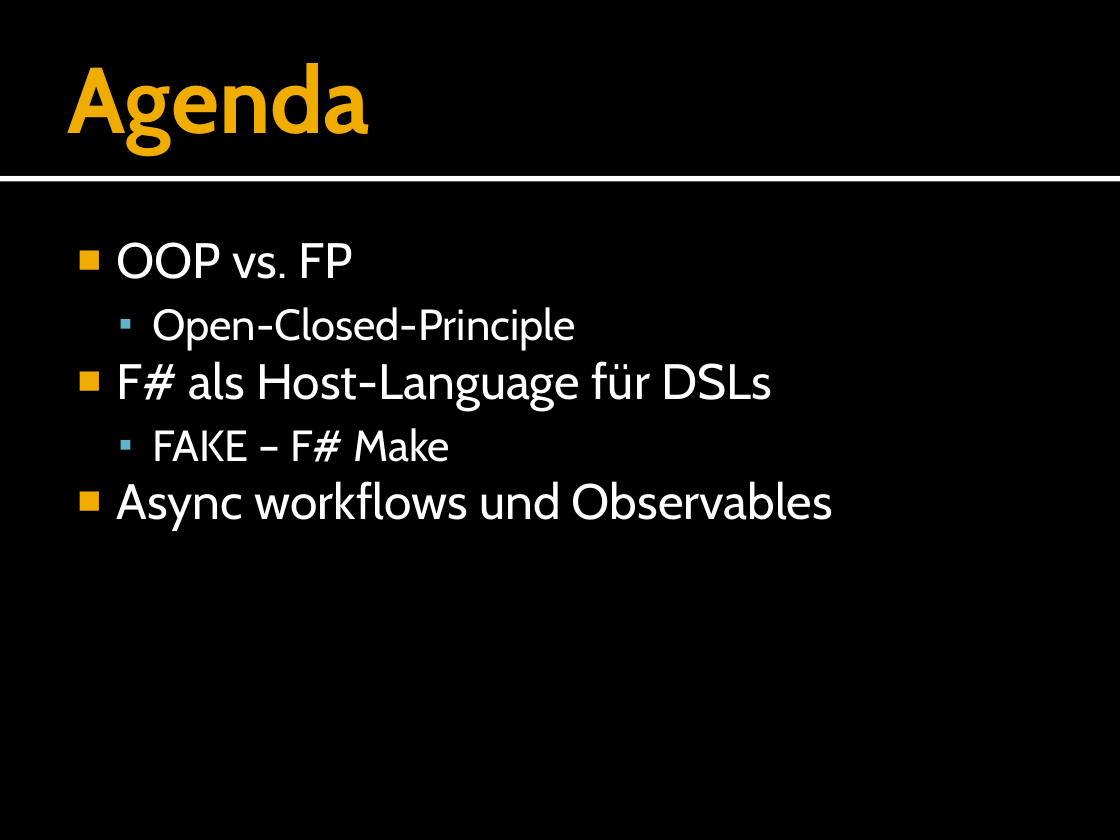
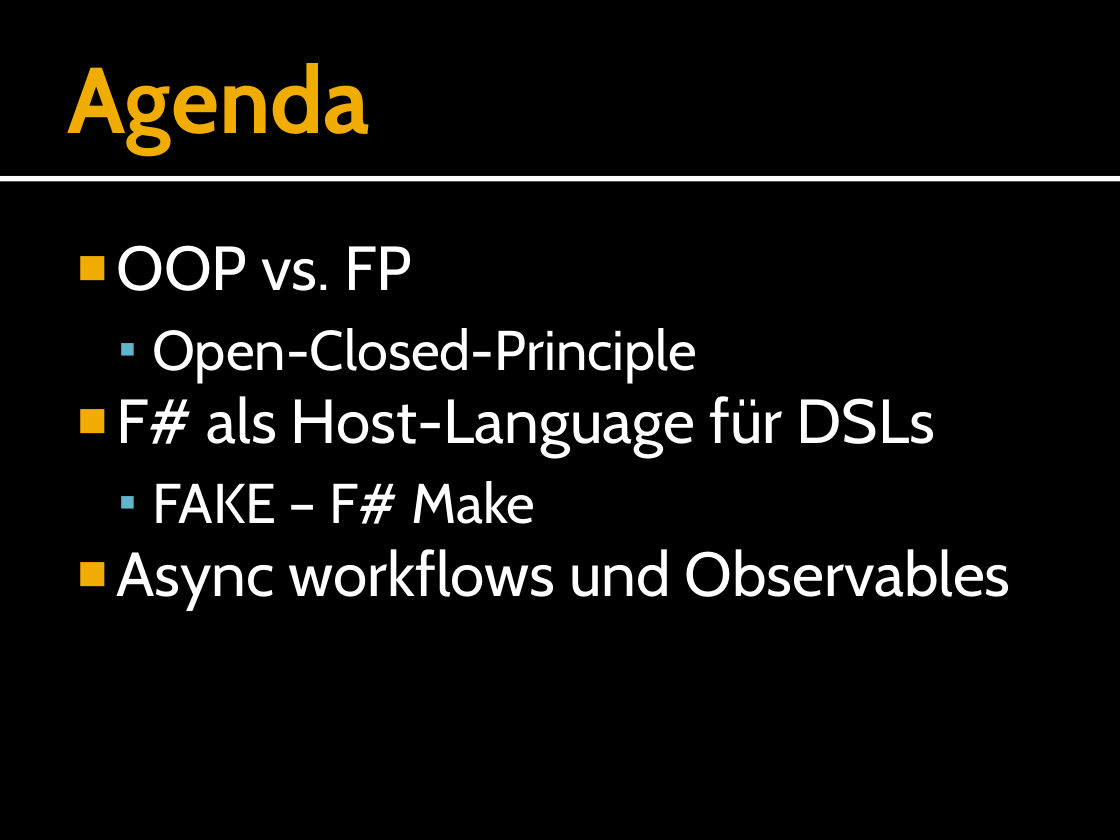
Before and after one commit to forki/FSharpTalk, a slide deck: slide 3 of IntroductionToFSharp.pptx. Drawn at 1120x840 pixels with LibreOffice and Linux fonts; fonts in the diff are those of the drawing. Boxes give left, top, right and bottom in pixels: in the first picture for what was removed or moved away, otherwise in the second. Text is boxed around its words. In the diff, an @@ line names an element or a change of style, - is before the commit and + after.

Commit message:
Format changes.

```diff
--- a/IntroductionToFSharp.pptx
+++ b/IntroductionToFSharp.pptx
@@ text "OOP vs. FP" at [116, 245, 1011, 611]: size 32 to 40 pt in "OOP vs. FP", "F# als Host-Language für DSLs", "Async workflows und Observables"; size 28 to 36 pt in "Open-Closed-Principle", "FAKE – F# Make"; more space between paragraphs @@
```
Also in this commit, not shown: 2 other slides changed.
